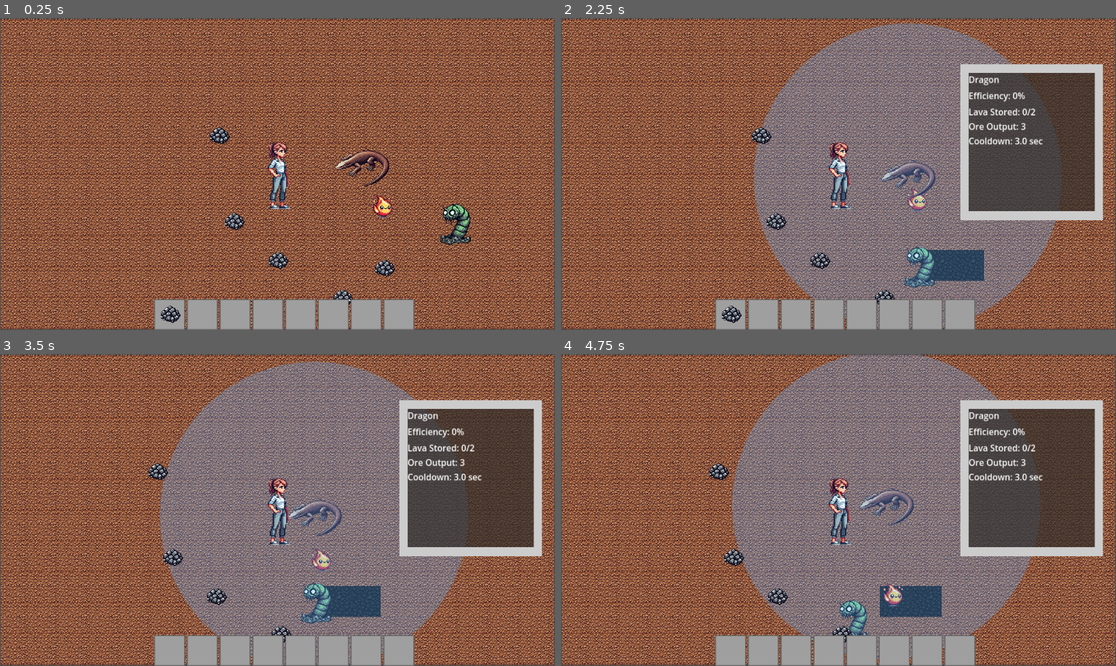
Above: before the commit, frames 1-4 (two rows, left to right).
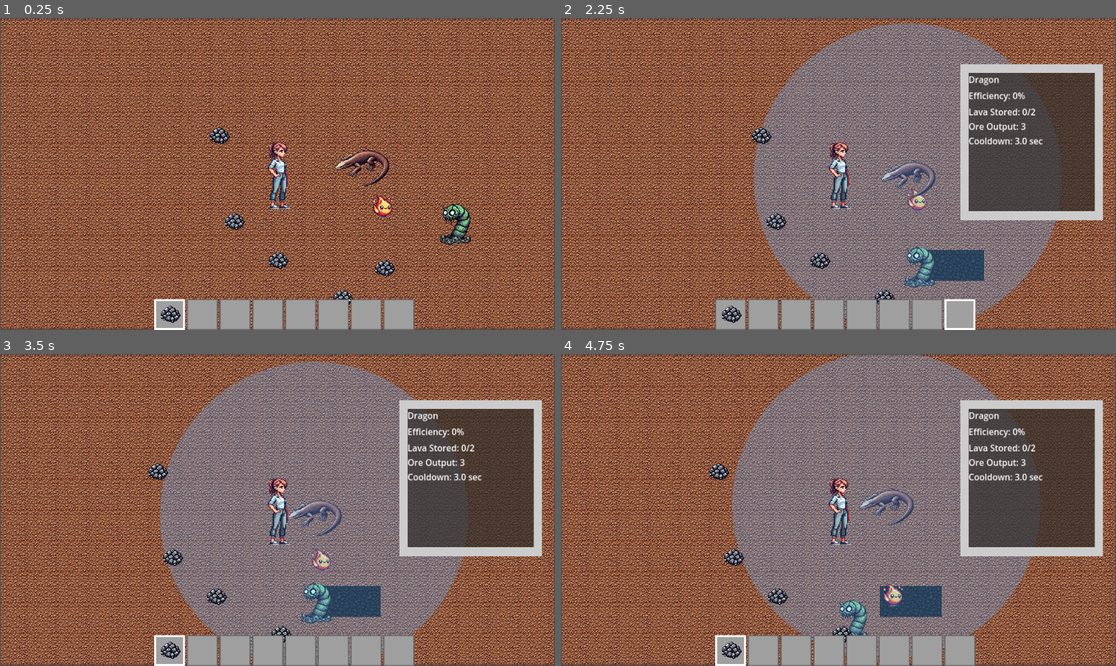
Above: after the commit, the same moments.

Repository: aaronjmcd2/ecomonster-project
Game: Godot game, scene res://scenes/Main.tscn
Same seed, same stepped clock (60 frames per second), same inputs: the game is played once before the commit and once after it.
Inputs (mouse positions are in pixels of both pictures, inside the frame that each line leads up to):
- Up to frame 1 (0.25 s): no input
- Up to frame 2 (2.25 s): drag from (1005, 230) to (794, 220) at 0.52 s; drag from (938, 202) to (794, 220) at 1.27 s; move the mouse to (921, 170) at 2.02 s; hold Right (ui_right) from 2.03 s (still down); hold X (hotbar_scroll_left, bound only after the commit) from 2.03 s (still down); click (921, 170) at 2.17 s
- Up to frame 3 (3.5 s): tap C (hotbar_scroll_right, bound only after the commit) at 2.3 s; release Right (ui_right) at 2.75 s; release X (hotbar_scroll_left, bound only after the commit) at 2.75 s; drag from (172, 650) to (216, 597) at 2.77 s
- Up to frame 4 (4.75 s): drag from (760, 650) to (866, 510) at 3.52 s; drag from (794, 650) to (755, 432) at 4.27 s

The runs differ from the first frame. In frame 1, 0.2% of the frame differs, in the area x 27-34%, y 89-100%; in frame 2, 0.2%; in frame 3, 0.3%; in frame 4, 0.3%.

Commit message:
✨ Added functional hotbar selector:
- Selector moves with X/C and wraps
- Styled white border frame (Panel)
- Reads selected item from current slot
- Player tracks and prints selected item

Diff:
--- a/project.godot
+++ b/project.godot
@@ -65,6 +65,16 @@
 "events": [Object(InputEventKey,"resource_local_to_scene":false,"resource_name":"","device":-1,"window_id":0,"alt_press …(192 unchanged characters)…
 ]
 }
+hotbar_scroll_left={
+"deadzone": 0.2,
+"events": [Object(InputEventKey,"resource_local_to_scene":false,"resource_name":"","device":0,"window_id":0,"alt_pressed":false,"shift_pressed":false,"ctrl_pressed":false,"meta_pressed":false,"pressed":false,"keycode":0,"physical_keycode":88,"key_label":0,"unicode":0,"location":0,"echo":false,"script":null)
+]
+}
+hotbar_scroll_right={
+"deadzone": 0.2,
+"events": [Object(InputEventKey,"resource_local_to_scene":false,"resource_name":"","device":0,"window_id":0,"alt_pressed":false,"shift_pressed":false,"ctrl_pressed":false,"meta_pressed":false,"pressed":false,"keycode":0,"physical_keycode":67,"key_label":0,"unicode":0,"location":0,"echo":false,"script":null)
+]
+}
 
 [rendering]
 
--- a/scenes/UI/InventoryUI.tscn
+++ b/scenes/UI/InventoryUI.tscn
@@ -10,6 +10,14 @@
 border_width_right = 2
 border_width_bottom = 2
 border_color = Color(0.310617, 0.310617, 0.310617, 1)
+
+[sub_resource type="StyleBoxFlat" id="StyleBoxFlat_31fix"]
+bg_color = Color(0.6, 0.6, 0.6, 0)
+border_width_left = 4
+border_width_top = 4
+border_width_right = 4
+border_width_bottom = 4
+border_color = Color(1, 1, 1, 1)
 
 [node name="InventoryUI" type="Control"]
 layout_mode = 3
@@ -79,3 +87,12 @@
 anchors_preset = -1
 anchor_right = 1.0
 anchor_bottom = 1.0
+
+[node name="HotbarSelector" type="Panel" parent="."]
+custom_minimum_size = Vector2(64, 64)
+layout_mode = 1
+offset_left = 320.0
+offset_top = 584.0
+offset_right = 384.0
+offset_bottom = 648.0
+theme_override_styles/panel = SubResource("StyleBoxFlat_31fix")
--- a/scripts/InventoryUI.gd
+++ b/scripts/InventoryUI.gd
@@ -62,3 +62,23 @@
 			return
 
 	print("❌ No room for item:", item)
+
+func update_hotbar_selector():
+	var hotbar = $HotbarWrapper/Hotbar
+	var selector = $"HotbarSelector"  # Adjust path if needed
+
+	var index = InventoryDataScript.hotbar_selected_index
+	if index >= 0 and index < hotbar.get_child_count():
+		var target_slot = hotbar.get_child(index)
+		selector.global_position = target_slot.global_position
+
+func get_selected_hotbar_item() -> Dictionary:
+	var hotbar = $HotbarWrapper/Hotbar
+	var index = InventoryDataScript.hotbar_selected_index
+
+	if index >= 0 and index < hotbar.get_child_count():
+		var slot = hotbar.get_child(index)
+		if slot is InventorySlot:
+			return slot.get_item()
+
+	return {}  # Return empty dictionary if invalid
--- a/scripts/Player.gd
+++ b/scripts/Player.gd
@@ -68,9 +68,36 @@
 
 func _unhandled_input(event):
 	if event is InputEventMouseButton and event.button_index == MOUSE_BUTTON_LEFT and event.pressed:
-		# Convert screen coords to world coords
 		var world_pos = get_canvas_transform().affine_inverse() * event.position
 		try_pickup_item(world_pos)
+
+	if event.is_action_pressed("hotbar_scroll_left"):
+		InventoryDataScript.hotbar_selected_index -= 1
+		if InventoryDataScript.hotbar_selected_index < 0:
+			InventoryDataScript.hotbar_selected_index = InventoryDataScript.HOTBAR_SIZE - 1
+
+		get_node("/root/Main/UILayer/InventoryUI").update_hotbar_selector()
+
+		var selected_item = get_node("/root/Main/UILayer/InventoryUI").get_selected_hotbar_item()
+		if not selected_item.is_empty():
+			print("🔘 Selected Hotbar Item:", selected_item)
+		else:
+			print("⚪ Hotbar slot is empty.")
+
+	elif event.is_action_pressed("hotbar_scroll_right"):
+		InventoryDataScript.hotbar_selected_index += 1
+		if InventoryDataScript.hotbar_selected_index >= InventoryDataScript.HOTBAR_SIZE:
+			InventoryDataScript.hotbar_selected_index = 0
+
+		get_node("/root/Main/UILayer/InventoryUI").update_hotbar_selector()
+
+		var selected_item = get_node("/root/Main/UILayer/InventoryUI").get_selected_hotbar_item()
+		if not selected_item.is_empty():
+			print("🔘 Selected Hotbar Item:", selected_item)
+		else:
+			print("⚪ Hotbar slot is empty.")
+
+
 
 func try_pickup_item(world_pos: Vector2) -> void:
 	var query = PhysicsPointQueryParameters2D.new()
Not shown: 1 places in scenes/UI/InventoryUI.tscn that only renumber resources
